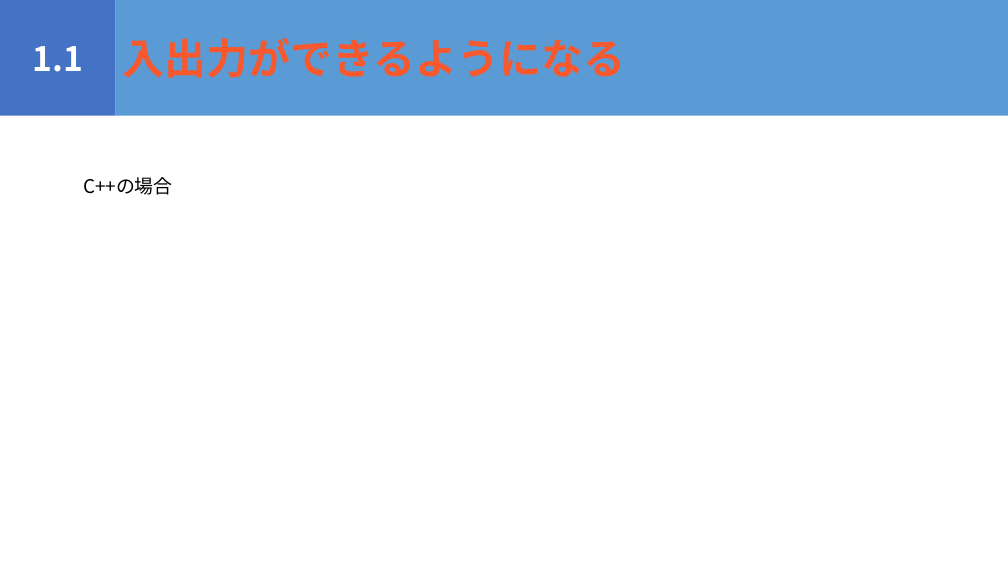
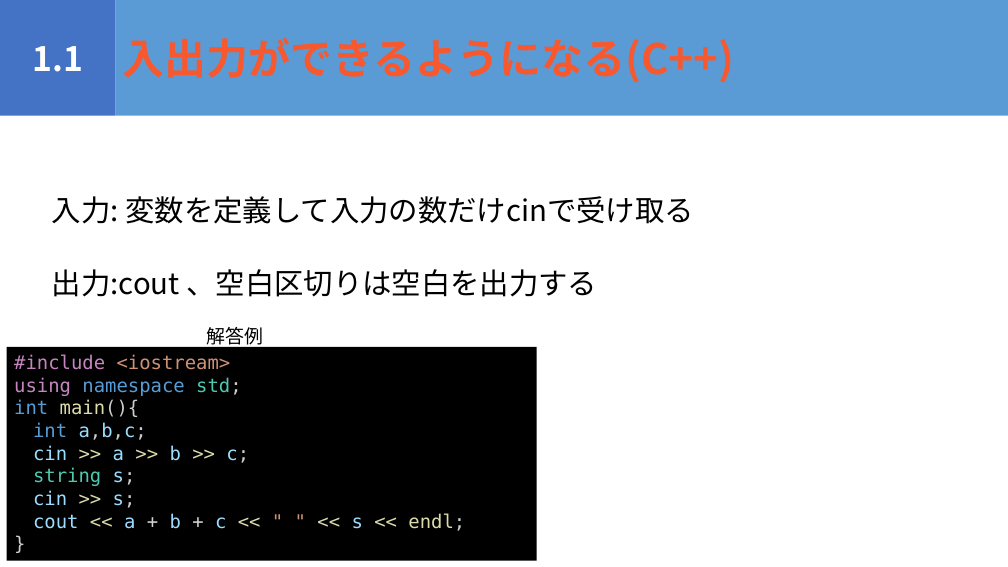
Before and after one commit to igeeeeee/triC_AtCoder_Beginners_Selection, a slide deck: slide 4 of ABS_勉強会.pptx (slide 5 before the commit). Drawn at 1008x567 pixels with LibreOffice and Linux fonts; fonts in the diff are those of the drawing. Boxes give left, top, right and bottom in pixels: in the first picture for what was removed or moved away, otherwise in the second. Text is boxed around its words. In the diff, an @@ line names an element or a change of style, - is before the commit and + after.

```diff
--- a/ABS_勉強会.pptx
+++ b/ABS_勉強会.pptx
@@ text in rectangle at (x1=123, y1=38, x2=734, y2=83): text changed @@
-入出力ができるようになる
+入出力ができるようになる(C++)
@@ text removed at (x1=83, y1=177, x2=173, y2=195) @@
-C++の場合
@@ text added at (x1=52, y1=196, x2=694, y2=224), 28 pt, text #000000 @@
+入力: 変数を定義して入力の数だけcinで受け取る
@@ text added at (x1=52, y1=269, x2=597, y2=297), 28 pt, text #000000 @@
+出力:cout 、空白区切りは空白を出力する
@@ text added at (x1=207, y1=327, x2=264, y2=348), 18 pt, text #000000 @@
+解答例
@@ rectangle added at (x1=7, y1=347, x2=537, y2=561), fill #000000, 18 pt, text #DCDCAA @@
+#include <iostream>
+using namespace std;
+int main(){
+int a,b,c;
+cin >> a >> b >> c;
+string s;
+cin >> s;
+cout << a + b + c << " " << s << endl;
+}
```
Also in this commit, not shown: 1 other slide changed, 6 slides added, 1 slide removed, 2 other files.
